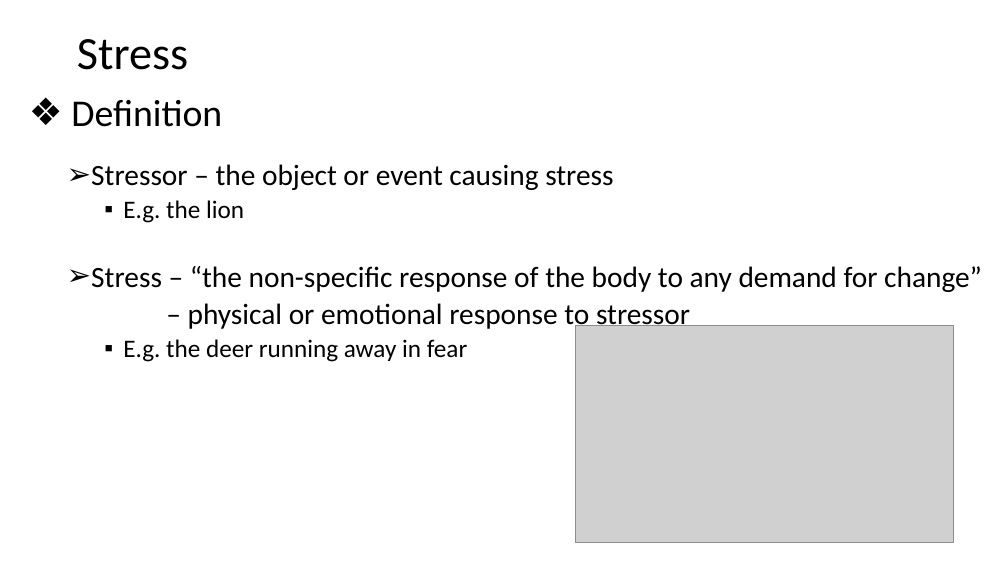
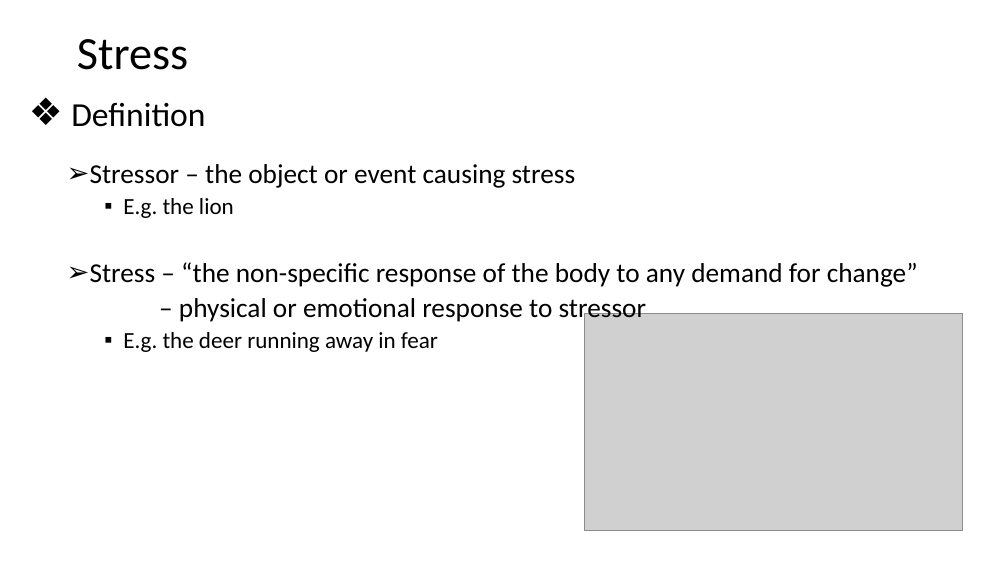
Before and after one commit to poojaprajod/stress-mindbot, a slide deck: slide 1 of Kick-off.pptx. Drawn at 1008x567 pixels with LibreOffice and Linux fonts; fonts in the diff are those of the drawing; grey boxes stand for pictures. Boxes give left, top, right and bottom in pixels: in the first picture for what was removed or moved away, otherwise in the second. Text is boxed around its words. In the diff, an @@ line names an element or a change of style, - is before the commit and + after.

```diff
--- a/Kick-off.pptx
+++ b/Kick-off.pptx
@@ text "Definition" at bbox=[71, 102, 918, 352]: size 36 to 32 pt in "Definition"; size 28 to 26 pt in "Stressor – the object or event causing ...", "Stress – “the non-specific response of the ...", "– physical or emotional response to stressor"; size 24 to 22 pt in "E.g. the lion", "E.g. the deer running away in fear" @@
@@ picture: place and size @@
-picture at bbox=[575, 325, 954, 542]
+picture at bbox=[585, 314, 963, 531]
```
Also in this commit, not shown: 3 other slides changed, 4 slides added.
